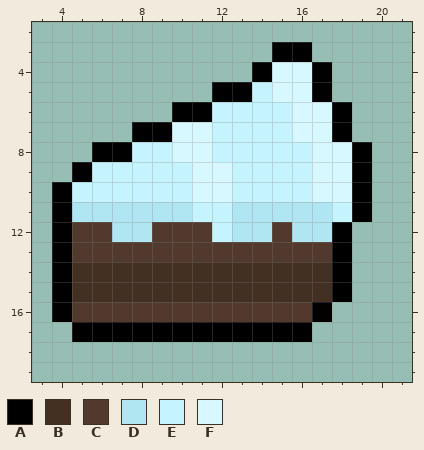
Edited in one commit: pixel-art sprite (Unstable/Assets/Sprites/Food_Cake.png). The picture above was drawn from the file before the commit.
The file is 24x24 pixels. Shown: x 3..21, y 2..19.
Palette (. is transparent): A #000000  B #442f23  C #513a2d  D #b0e6f2  E #c5f4ff  F #d8f8ff
Once edited:
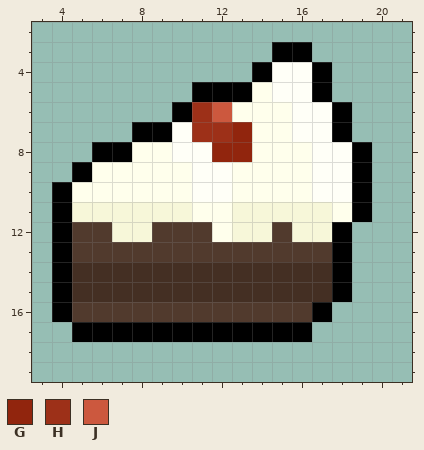
Colours new in this view: G #91250d  H #9d3018  J #cc583e
Log entry: Food color adjustments
Change:
colour D: #b0e6f2 -> #f7f7d9
colour E: #c5f4ff -> #ffffec
colour F: #d8f8ff -> #fffff7
y 5: x 11 . -> A
y 6: x 11..12 AE -> HJ
y 7: x 11..13 FEE -> HHG
y 8: x 12..13 EE -> GG
Boxes around the changes in both pictures, in picture pixels (x1, y1, x2, y2):
changed: (72, 62, 352, 242)
